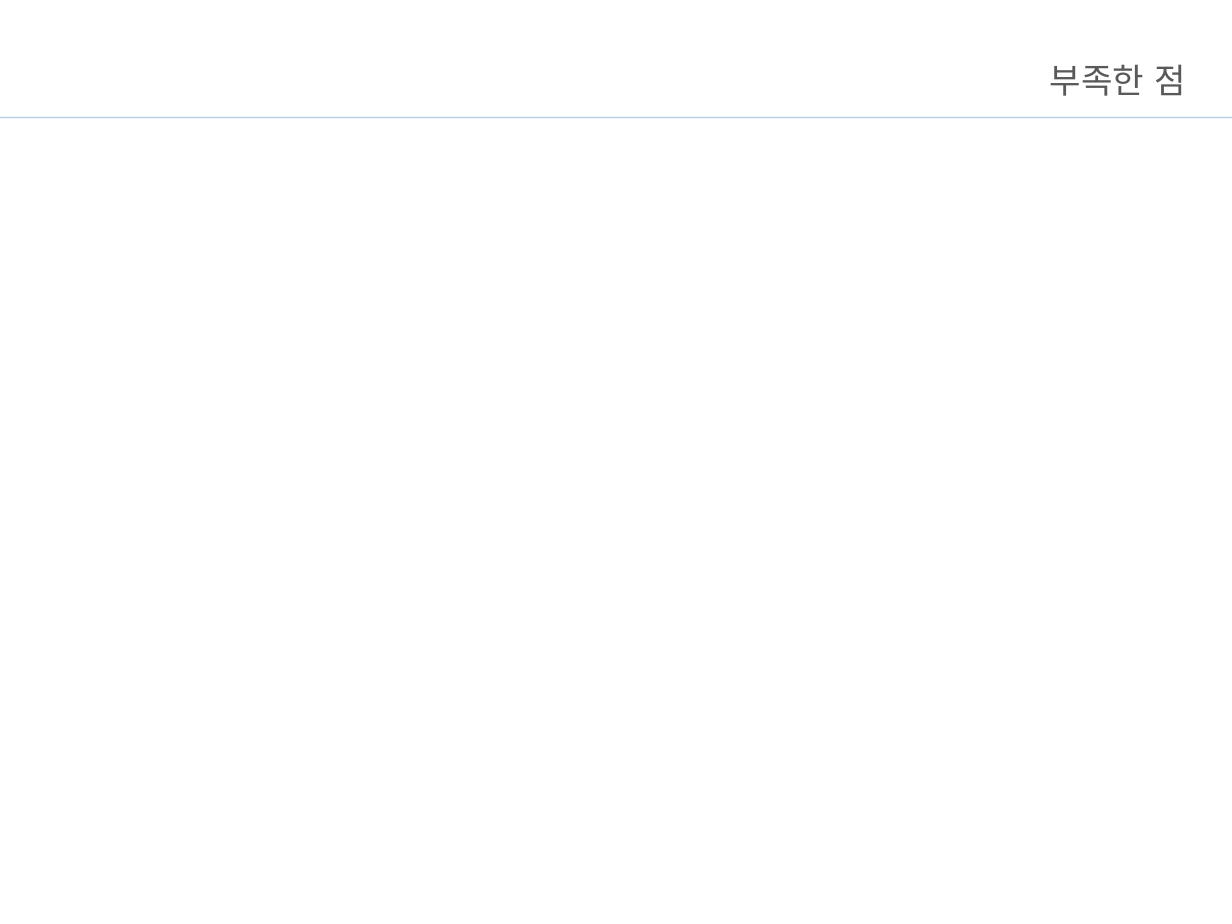
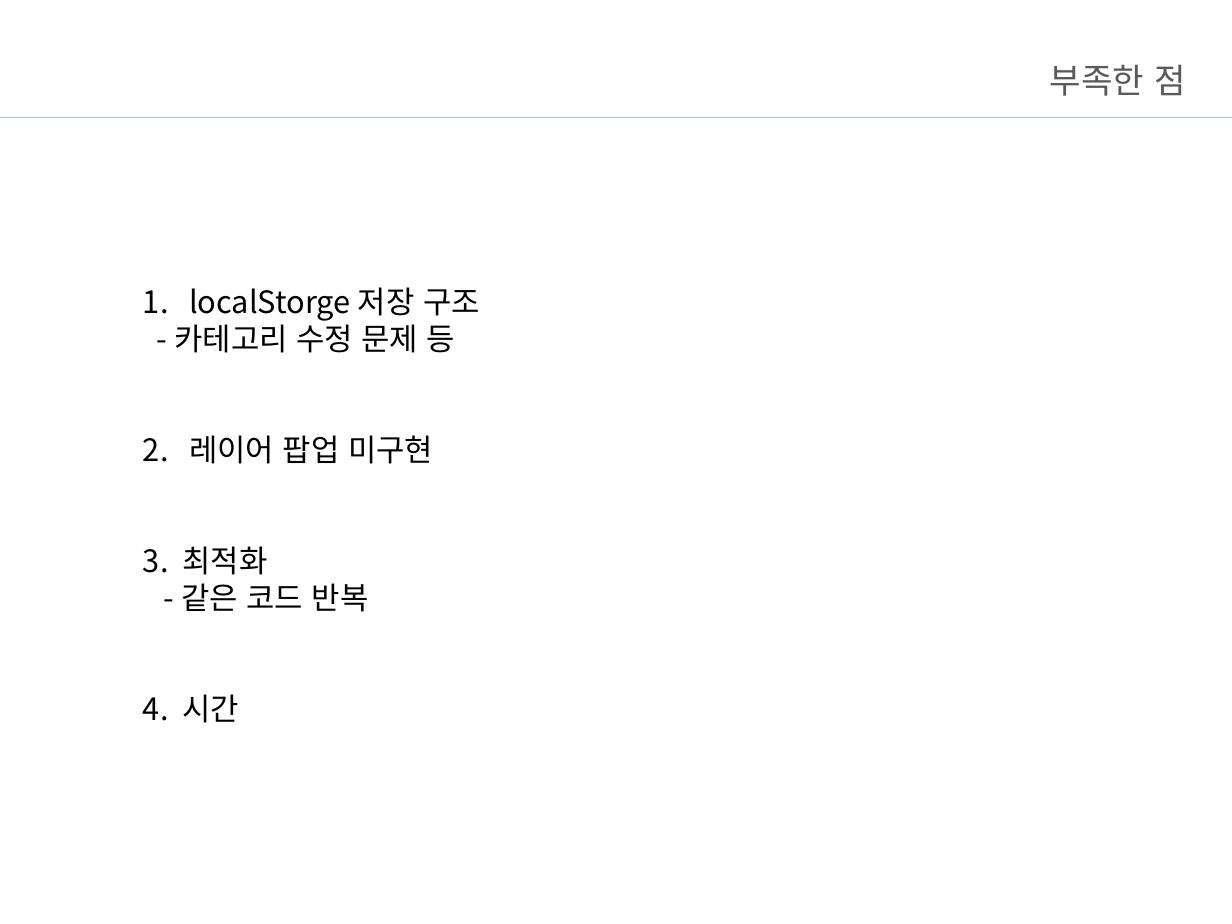
Before and after one commit to Jo-jangho/Web, a slide deck: slide 38 of 과제/JavaScript브리핑.pptx (slide 41 before the commit). Drawn at 1232x924 pixels with LibreOffice and Linux fonts; fonts in the diff are those of the drawing; background and template pictures are left out. Boxes give left, top, right and bottom in pixels: in the first picture for what was removed or moved away, otherwise in the second. Text is boxed around its words. In the diff, an @@ line names an element or a change of style, - is before the commit and + after.

```diff
--- a/과제/JavaScript브리핑.pptx
+++ b/과제/JavaScript브리핑.pptx
@@ text added at <box>143,287,480,723</box>, 18 pt, text #000000 @@
+1. localStorge 저장 구조
+- 카테고리 수정 문제 등
+2. 레이어 팝업 미구현
+3. 최적화
+- 같은 코드 반복
+4. 시간
```
Also in this commit, not shown: 7 other slides changed, 2 slides added, 5 slides removed, 31 other files.
